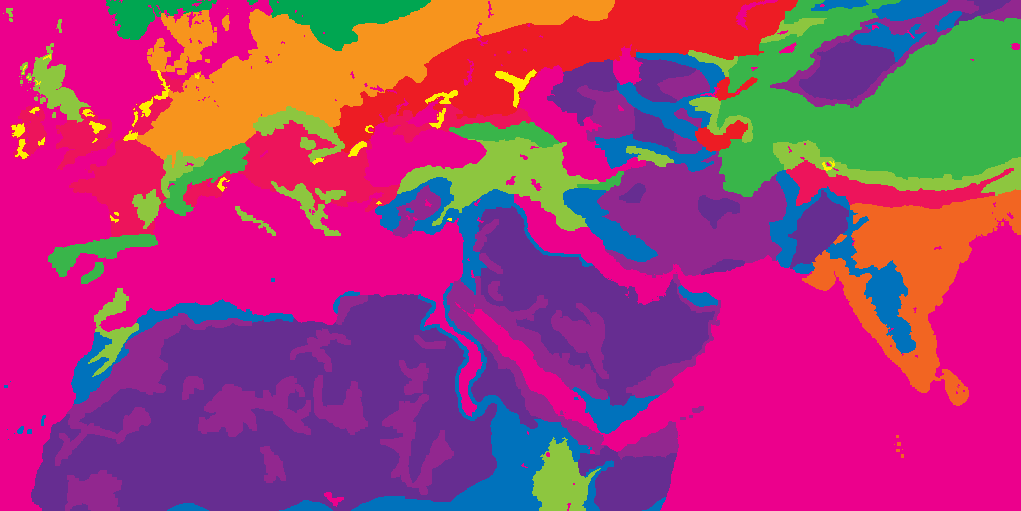
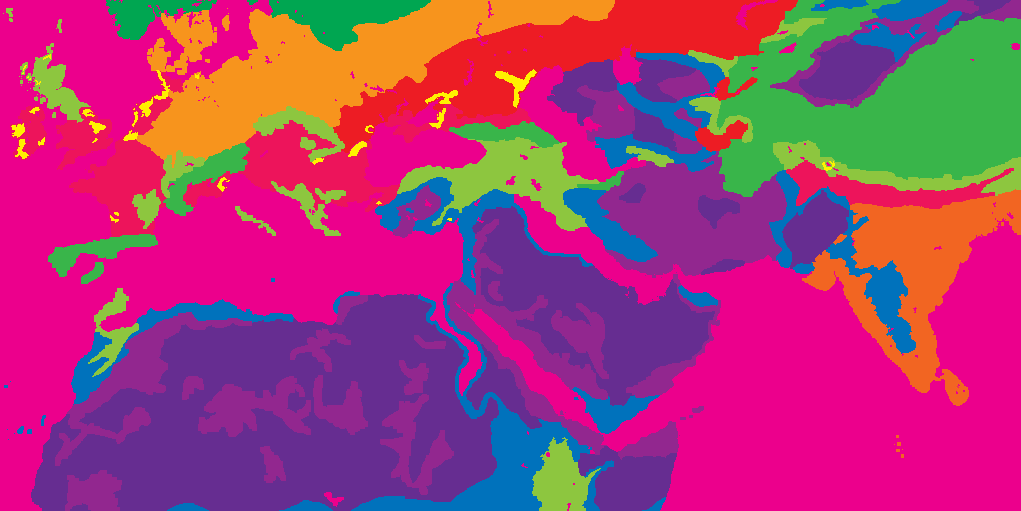
Layer changes from the first 1021 × 511 image to the second:
painted on "map_climates" over [185, 191, 821, 428]
